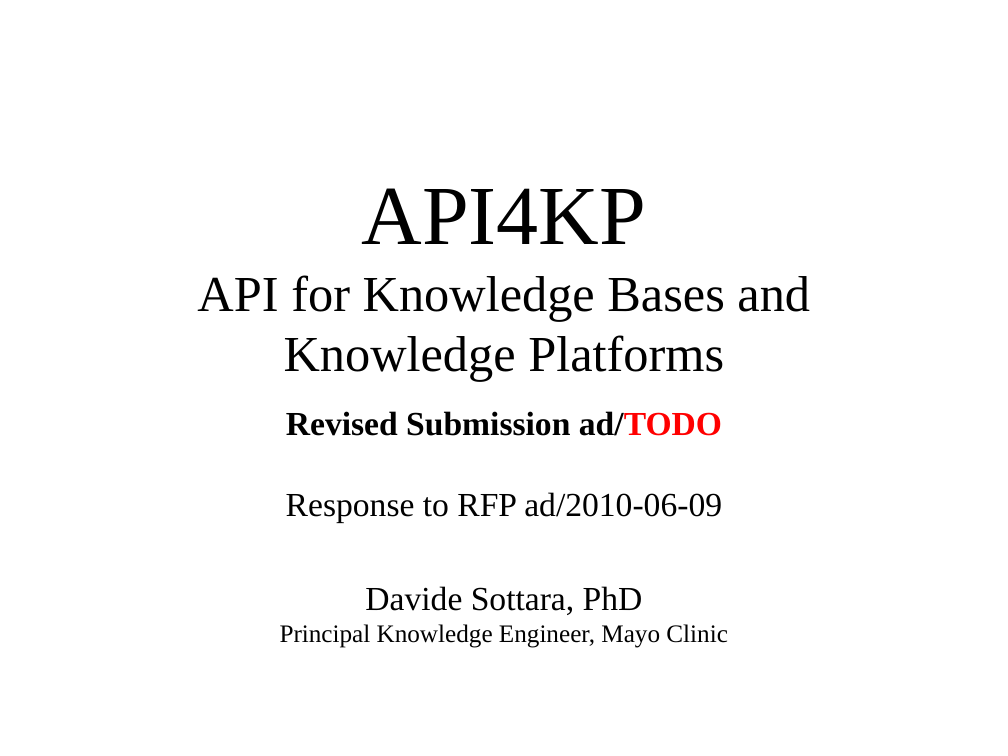
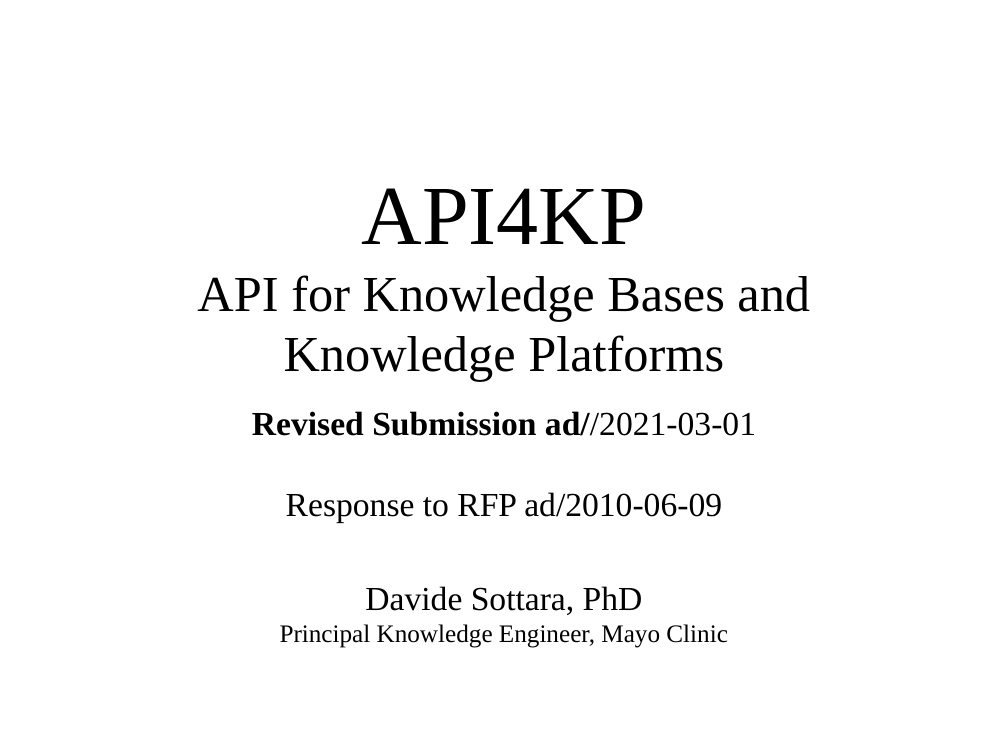
Before and after one commit to API4KBs/api4kbs, a slide deck: slide 1 of docs/OMG API4KP Revised Submission 20210201.pptx. Drawn at 1008x756 pixels with LibreOffice and Linux fonts; fonts in the diff are those of the drawing. Boxes give left, top, right and bottom in pixels: in the first picture for what was removed or moved away, otherwise in the second. Text is boxed around its words. In the diff, an @@ line names an element or a change of style, - is before the commit and + after.

```diff
--- a/docs/OMG API4KP Revised Submission 20210201.pptx
+++ b/docs/OMG API4KP Revised Submission 20210201.pptx
@@ subtitle at (252,411,756,522): text changed @@
-Revised Submission ad/TODO
-Response to RFP ad/2010-06-09
+Revised Submission ad//2021-03-01
+Response to RFP ad/2010-06-09
```
Also in this commit, not shown: 11 other files.
